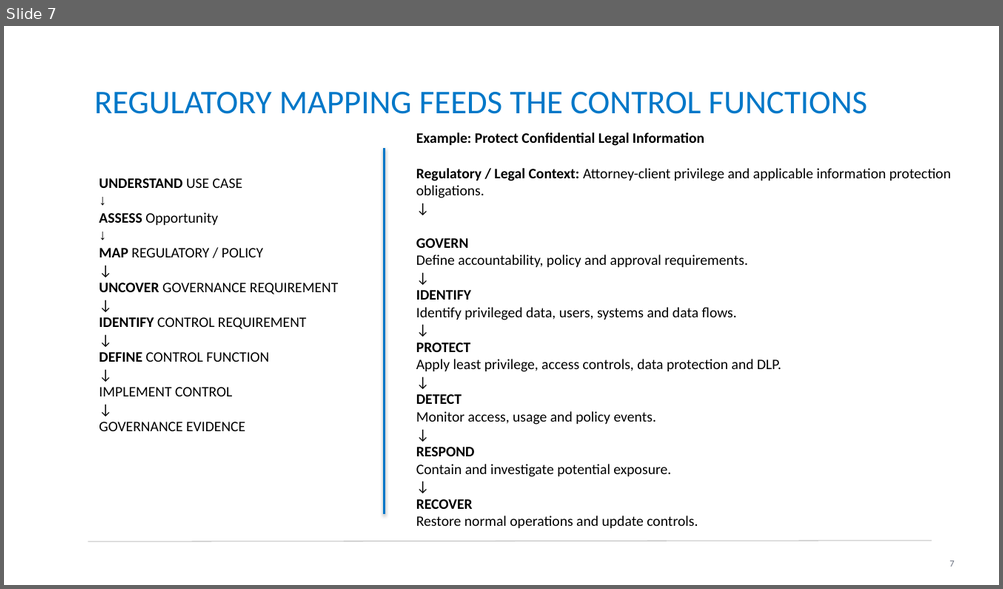
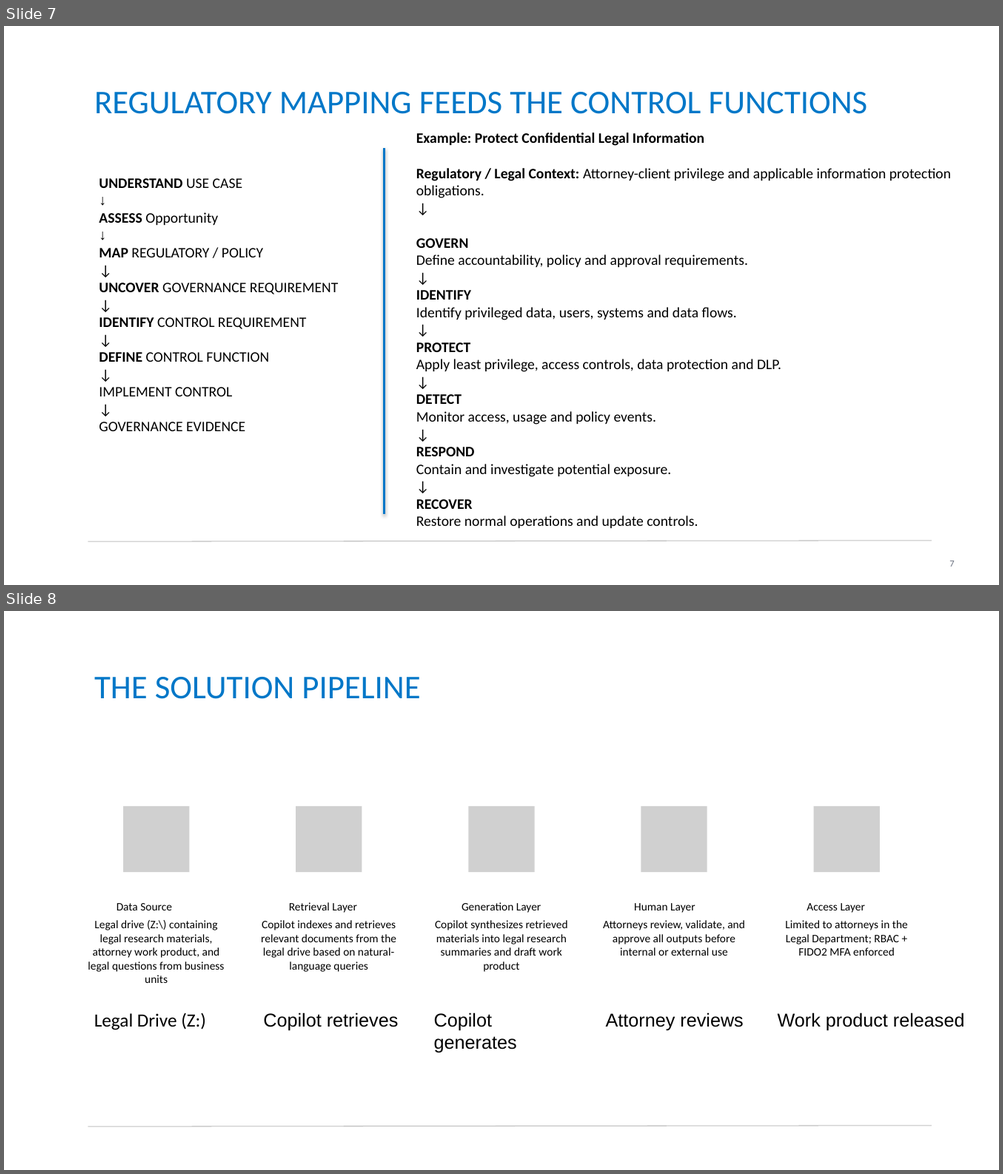
Before and after one commit to gauthiii/bhuc, a slide deck: Workshop_09_24.pptx. Shown one above the other, each under a label of ours: slide 7 before the commit, slides 7 and 8 after it. The pictures are 1003x589 and 1003x1174 pixels, drawn with LibreOffice and Linux fonts; fonts in the diff are those of the drawing; grey boxes stand for pictures. Boxes give left, top, right and bottom in pixels: in the first picture for what was removed or moved away, otherwise in the second. Text is boxed around its words. In the diff, an @@ line names an element or a change of style, - is before the commit and + after.

```diff
--- a/Workshop_09_24.pptx
+++ b/Workshop_09_24.pptx
@@ slide 8 added at (4,611,999,1170), background #FFFFFF; not listed: 1 template element that a slide beside it also shows @@
@@ title added at (94,677,420,699), 32 pt, text #0077C8 @@
+THE SOLUTION PIPELINE
@@ group added at (88,806,908,983): 5 pictures, 5 texts @@
+Data Source
+Legal drive (Z:\) containing legal research materials, attorney work product, and legal questions from business units
+Retrieval Layer
+Copilot indexes and retrieves relevant documents from the legal drive based on natural-language queries
+Generation Layer
+Copilot synthesizes retrieved materials into legal research summaries and draft work product
+Human Layer
+Attorneys review, validate, and approve all outputs before internal or external use
+Access Layer
+Limited to attorneys in the Legal Department; RBAC + FIDO2 MFA enforced
@@ text added at (94,1013,206,1031), 18 pt, text #000000 @@
+Legal Drive (Z:)
@@ text added at (263,1013,398,1031), 18 pt, text #000000 @@
+Copilot retrieves
@@ text added at (434,1013,517,1054), 18 pt, text #000000 @@
+Copilot generates
@@ text added at (606,1013,743,1031), 18 pt, text #000000 @@
+Attorney reviews
@@ text added at (777,1013,965,1031), 18 pt, text #000000 @@
+Work product released
```
Also in this commit, not shown: 8 slides changed, 11 other slides added, 1 slide removed, 3 other files.
